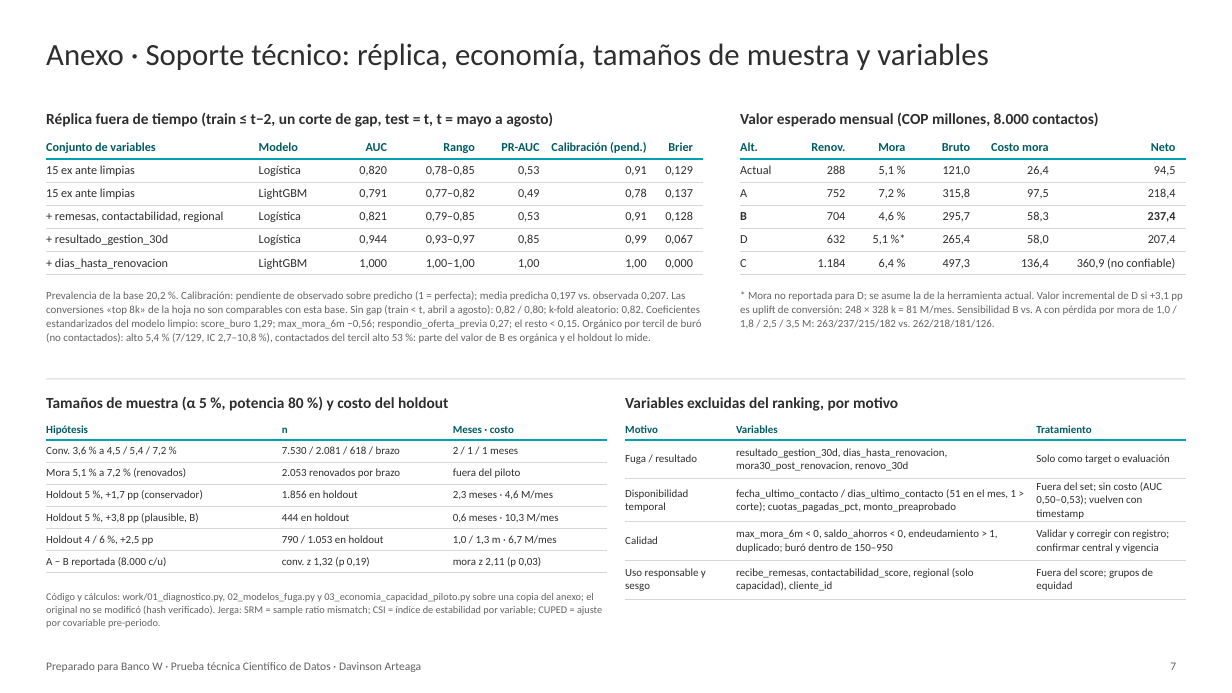
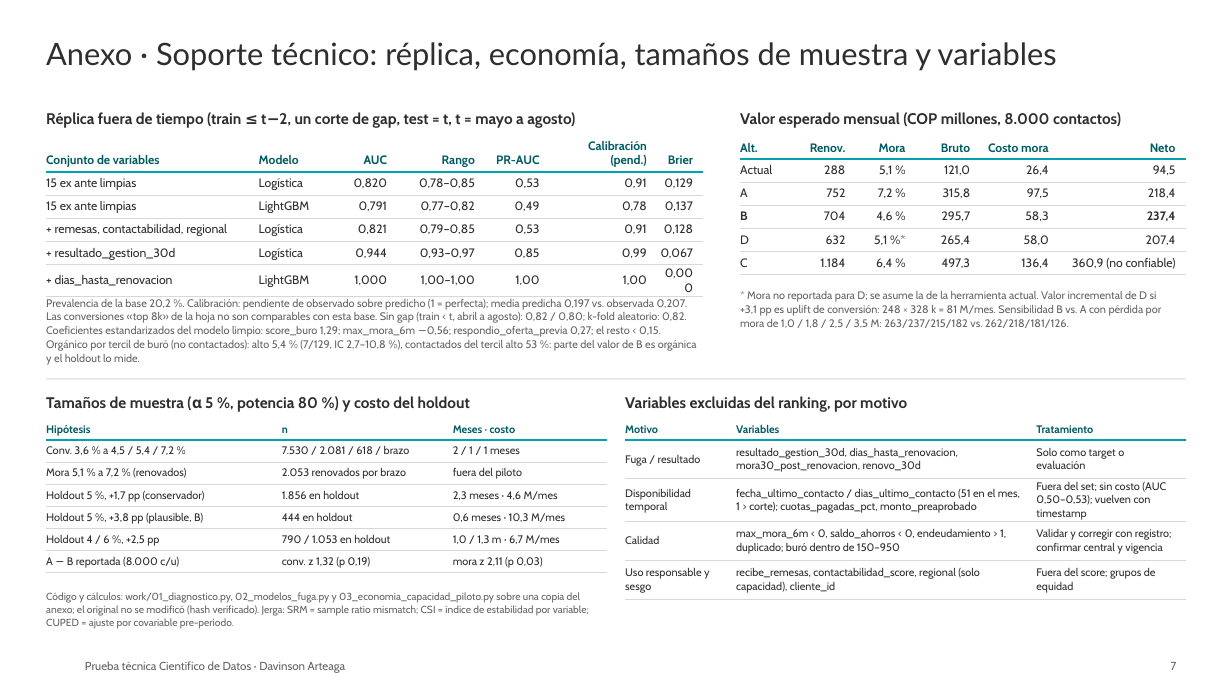
Before and after one commit to DavinsonA/bancow, a slide deck: slide 7 of entregables/BancoW_Priorizacion_Renovaciones_DavinsonArteaga.pptx. Drawn at 1232x693 pixels with LibreOffice and Linux fonts; fonts in the diff are those of the drawing; background and template pictures are left out. Boxes give left, top, right and bottom in pixels: in the first picture for what was removed or moved away, otherwise in the second. Text is boxed around its words. In the diff, an @@ line names an element or a change of style, - is before the commit and + after.

```diff
--- a/entregables/BancoW_Priorizacion_Renovaciones_DavinsonArteaga.pptx
+++ b/entregables/BancoW_Priorizacion_Renovaciones_DavinsonArteaga.pptx
@@ title "Anexo · Soporte técnico: réplica, ..." at (46, 42, 1057, 71): font Calibri to Lato @@
@@ table at (46, 136, 703, 291) @@
@@ font Calibri to Cabin @@
@@ borders changed @@
@@ table at (740, 136, 1186, 273) @@
@@ font Calibri to Cabin @@
@@ borders changed @@
@@ text "Prevalencia de la base 20,2 ...": place and size @@
-text "Prevalencia de la base 20,2 ..." at (46, 291, 702, 343)
+text "Prevalencia de la base 20,2 ..." at (46, 299, 697, 365)
@@ font Calibri to Cabin in 8 elements at (46, 112, 575, 128), (740, 112, 1121, 128), (46, 396, 470, 412), (46, 592, 589, 628), (625, 396, 907, 412), (1171, 662, 1177, 670), (46, 299, 697, 365), (740, 291, 1162, 328) @@
@@ table at (46, 418, 607, 572) @@
@@ font Calibri to Cabin @@
@@ borders changed @@
@@ table at (626, 418, 1187, 597) @@
@@ font Calibri to Cabin @@
@@ borders changed @@
@@ text at (85, 661, 345, 673): text changed; font Calibri to Cabin @@
-Preparado para Banco W · Prueba técnica Científico de Datos · Davinson Arteaga
+Prueba técnica Científico de Datos · Davinson Arteaga
```
Also in this commit, not shown: 6 other slides changed, 3 other files.
